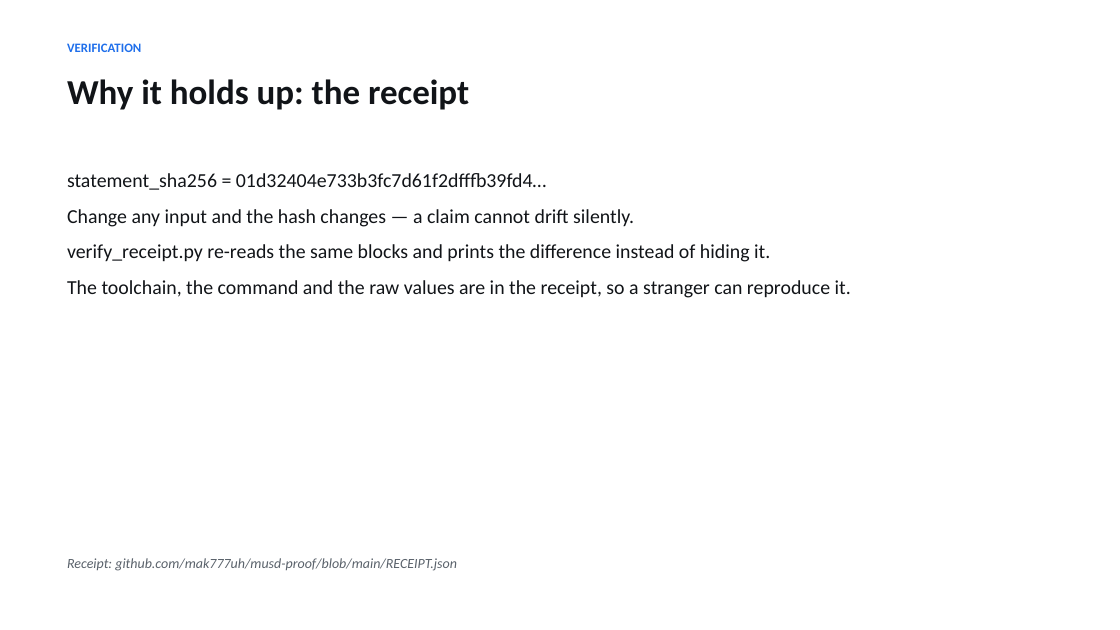
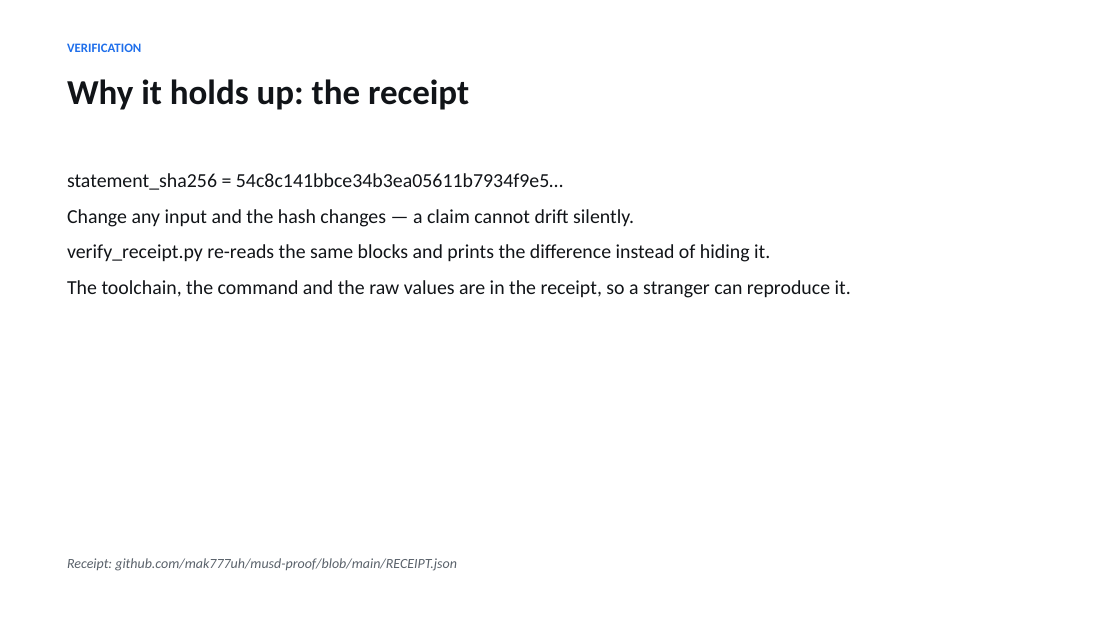
Before and after one commit to mak777uh/musd-proof, a slide deck: slide 5 of MUSD-Proof-deck.pptx. Drawn at 1120x630 pixels with LibreOffice and Linux fonts; fonts in the diff are those of the drawing. Boxes give left, top, right and bottom in pixels: in the first picture for what was removed or moved away, otherwise in the second. Text is boxed around its words. In the diff, an @@ line names an element or a change of style, - is before the commit and + after.

```diff
--- a/MUSD-Proof-deck.pptx
+++ b/MUSD-Proof-deck.pptx
@@ text at box(67, 173, 563, 190): text changed @@
-statement_sha256 = 01d32404e733b3fc7d61f2dfffb39fd4…
+statement_sha256 = 54c8c141bbce34b3ea05611b7934f9e5…
```
Also in this commit, not shown: 2 other slides changed, 14 other files.
